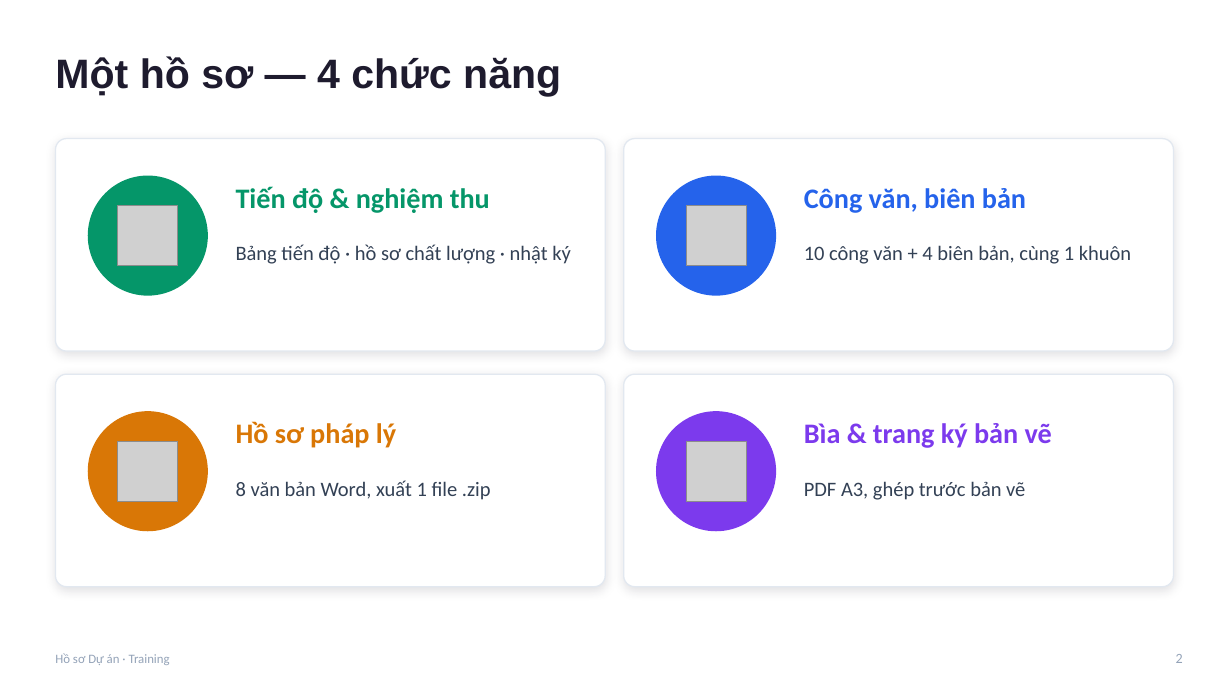
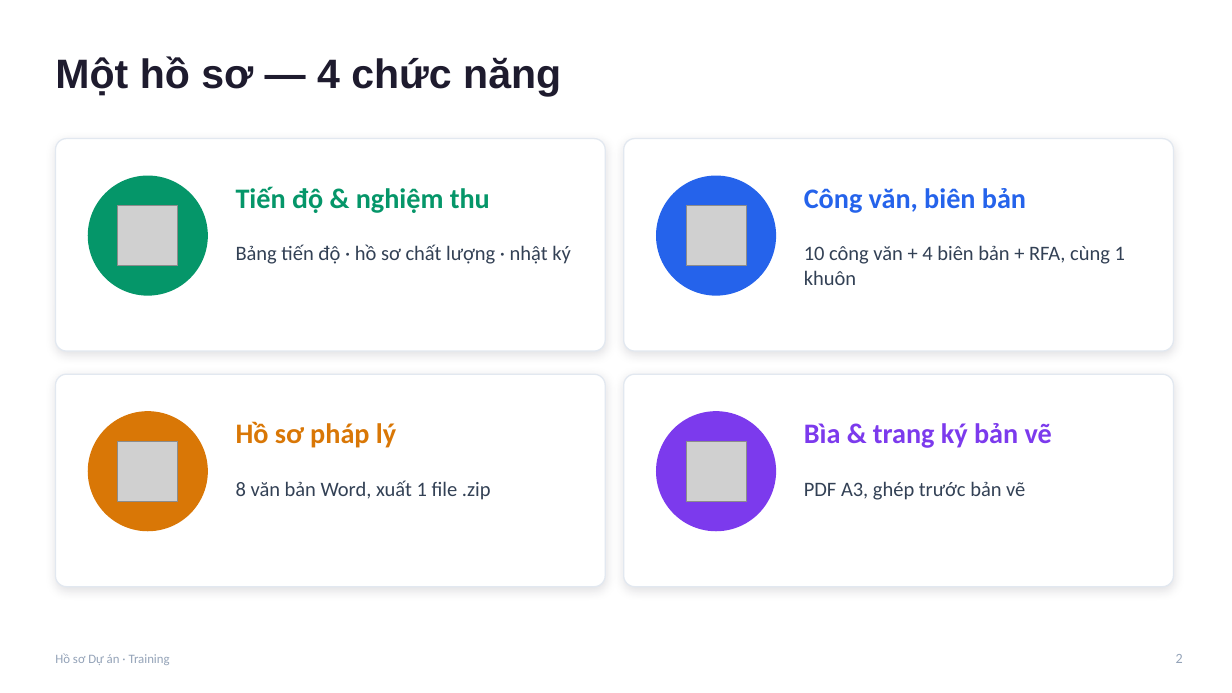
Before and after one commit to xaxa9ztb/TrackingTS, a slide deck: slide 2 of docs/Training-Ho-so-Du-an.pptx. Drawn at 1232x693 pixels with LibreOffice and Linux fonts; fonts in the diff are those of the drawing; grey boxes stand for pictures. Boxes give left, top, right and bottom in pixels: in the first picture for what was removed or moved away, otherwise in the second. Text is boxed around its words. In the diff, an @@ line names an element or a change of style, - is before the commit and + after.

```diff
--- a/docs/Training-Ho-so-Du-an.pptx
+++ b/docs/Training-Ho-so-Du-an.pptx
@@ text at (804,245,1125,285): text changed @@
-10 công văn + 4 biên bản, cùng 1 khuôn
+10 công văn + 4 biên bản + RFA, cùng 1 khuôn
```
Also in this commit, not shown: 3 other slides changed, 1 slide added, 4 other files.
